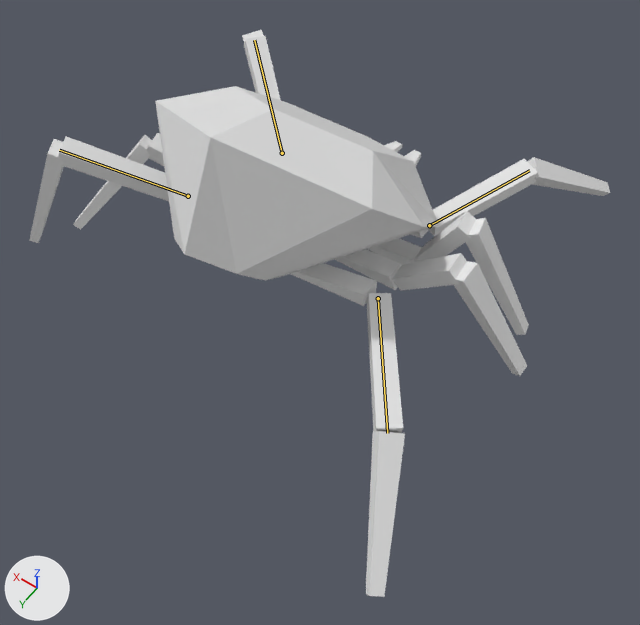
The Blender file Enemies/Paramite.blend, before and after one commit.
Rendered twice from a camera (50 mm lens) standing at (-3.44, 4.97, 5.12) and looking at (-0.59, 0.98, -1.14). The axes (+X, +Y, +Z) are drawn at lower left. The lights are the same throughout. The first picture is the older version. Both versions are drawn at frame 0 of the action 'run_loop'; the numbers are the values there. The bones that change are drawn over the model as lines.

In view in the first picture: 'Body', 'LeftVeryBackShin', 'LeftVeryBackThigh', 'LeftVeryFrontShin', 'LeftVeryFrontThigh', 'RightMiddleBackShin', 'RightMiddleBackThigh', 'RightMiddleFrontShin', 'RightMiddleFrontThigh', 'RightVeryBackShin', 'RightVeryBackThigh', 'RightVeryFrontShin', 'RightVeryFrontThigh' and 4 more.
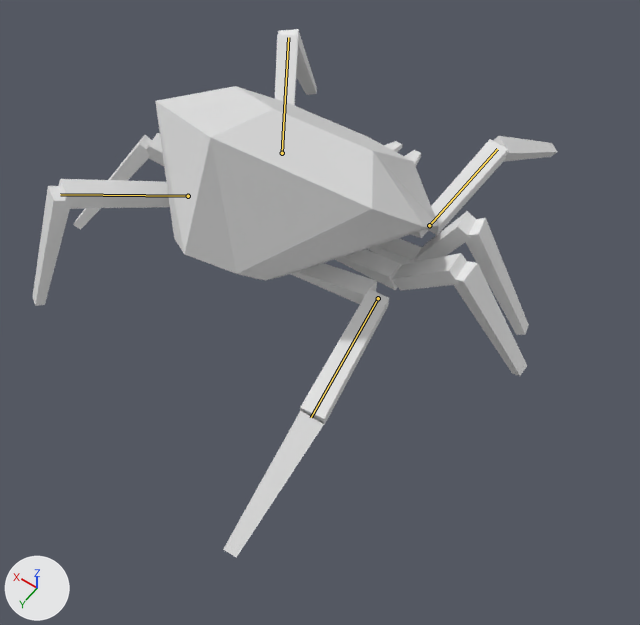
Commit message: Improved Landmite Run Loop
Front and back legs are now more fwd/backward instead of to the side

Edits to the scene script, one JSON object a line:
```json
{"block": "bone_bone_002_l", "where": "bone_bone_002_l = bpy.data.objects['Armature'].pose.bones['Bone.002.L']  # child of 'Bone'"}
{"op": "set", "path": "bone_bone_002_l.rotation_quaternion", "old": "(0.943, -0.257, 0.043, 0.206)", "new": "(0.845, -0.493, 0.095, 0.187)", "note": "degrees (-28, 11, 22) -> degrees (-58, 20, 14)"}
{"block": "bone_bone_008_l", "where": "bone_bone_008_l = bpy.data.objects['Armature'].pose.bones['Bone.008.L']  # child of 'Bone'"}
{"op": "set", "path": "bone_bone_008_l.rotation_quaternion", "old": "(0.905, 0.309, -0.077, 0.282)", "new": "(0.838, 0.462, -0.124, 0.263)", "note": "degrees (33, -18, 29) -> degrees (53, -27, 21)"}
{"block": "bone_bone_002_r", "where": "bone_bone_002_r = bpy.data.objects['Armature'].pose.bones['Bone.002.R']  # child of 'Bone'"}
{"op": "set", "path": "bone_bone_002_r.rotation_quaternion", "old": "(0.896, -0.434, 0.001, 0.089)", "new": "(0.753, -0.651, 0.025, 0.086)", "note": "degrees (-51, 5, 9) -> degrees (-81, 9, 6)"}
{"block": "bone_bone_008_r", "where": "bone_bone_008_r = bpy.data.objects['Armature'].pose.bones['Bone.008.R']  # child of 'Bone'"}
{"op": "set", "path": "bone_bone_008_r.rotation_quaternion", "old": "(0.828, 0.558, 0.056, -0.02)", "new": "(0.718, 0.693, 0.058, -0.009)", "note": "degrees (68, 7, 2) -> degrees (88, 5, 4)"}
```

Changed parts and their boxes [x1, y1, x2, y2] in the pictures (640 x 625 px):
```json
{"object": "RightVeryBackShin", "change": "posed", "before": [366, 431, 405, 597], "after": [223, 410, 324, 558], "on screen": "155% wider, 11% shorter"}
{"object": "RightVeryBackThigh", "change": "posed", "before": [367, 293, 403, 433], "after": [300, 289, 389, 425], "on screen": "143% wider"}
{"object": "LeftVeryBackThigh", "change": "posed", "before": [58, 136, 169, 201], "after": [59, 179, 170, 209]}
{"object": "RightVeryFrontThigh", "change": "posed", "before": [428, 159, 538, 237], "after": [428, 139, 508, 235], "on screen": "27% narrower, 23% taller"}
{"object": "LeftVeryBackShin", "change": "posed", "before": [29, 139, 65, 243], "after": [32, 186, 72, 306]}
{"object": "LeftVeryFrontThigh", "change": "posed", "before": [244, 36, 281, 100], "after": [275, 34, 298, 106]}
{"object": "RightVeryFrontShin", "change": "posed", "before": [527, 157, 610, 196], "after": [493, 136, 557, 162], "on screen": "23% narrower, 32% shorter"}
{"object": "LeftVeryFrontShin", "change": "posed", "before": [242, 30, 264, 42], "after": [278, 29, 317, 95]}
{"bone": "Bone.002.L", "before": "(188, 196) to (59, 150)", "after": "(188, 196) to (60, 194)"}
{"bone": "Bone.008.L", "before": "(282, 153) to (254, 40)", "after": "(282, 153) to (288, 37)"}
{"bone": "Bone.002.R", "before": "(378, 298) to (387, 433)", "after": "(378, 298) to (311, 417)"}
{"bone": "Bone.008.R", "before": "(429, 225) to (529, 170)", "after": "(429, 225) to (497, 149)"}
```
